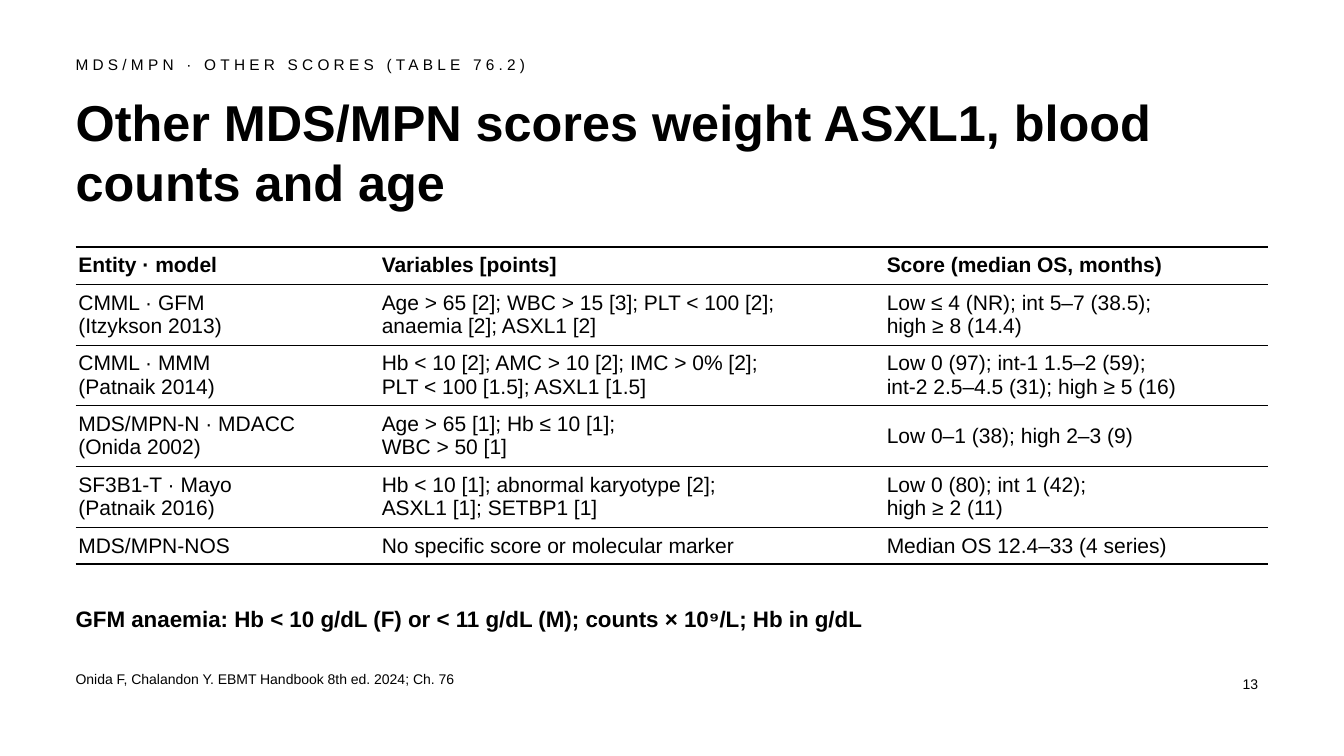
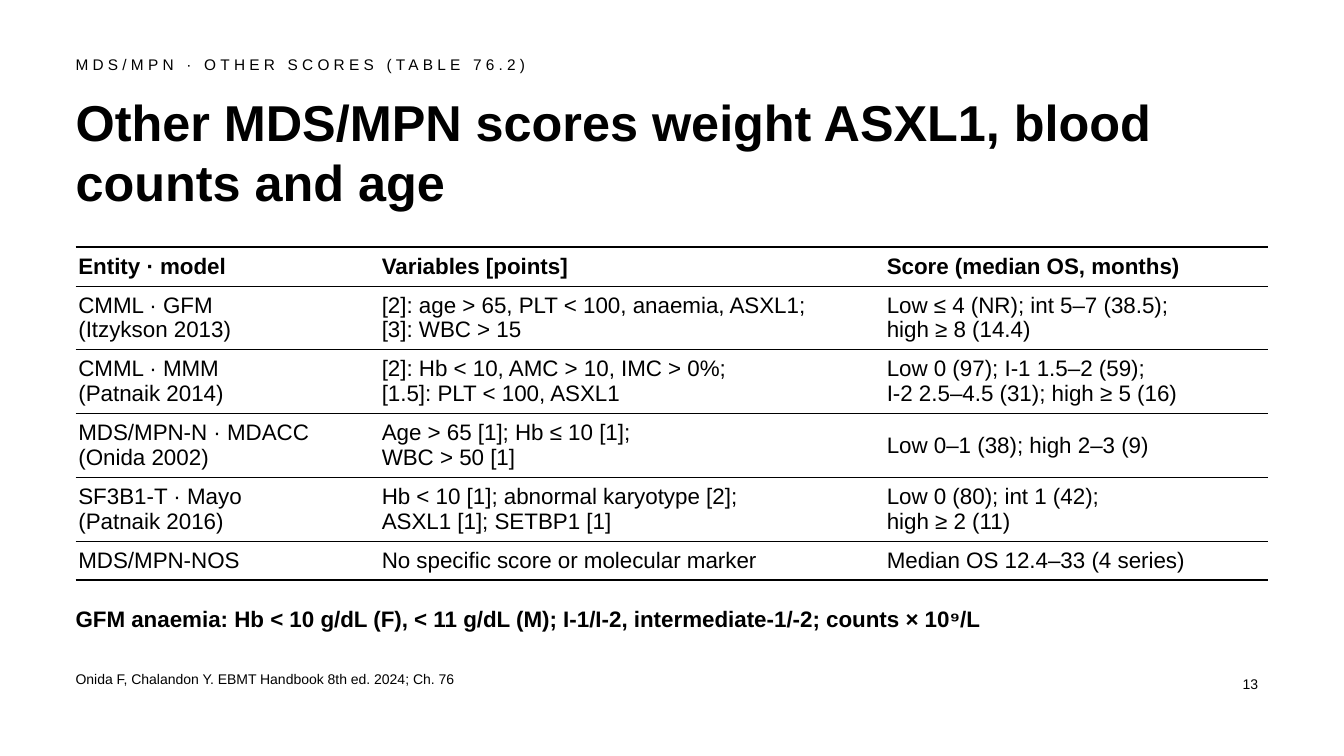
Before and after one commit to htlin222/ebmt-handbook-skill, a slide deck: slide 13 of slides/decks/s23-mds-mds-mpn.pptx. Drawn at 1344x756 pixels with LibreOffice and Linux fonts; fonts in the diff are those of the drawing. Boxes give left, top, right and bottom in pixels: in the first picture for what was removed or moved away, otherwise in the second. Text is boxed around its words. In the diff, an @@ line names an element or a change of style, - is before the commit and + after.

```diff
--- a/slides/decks/s23-mds-mds-mpn.pptx
+++ b/slides/decks/s23-mds-mds-mpn.pptx
@@ table at <box>76,247,1268,577</box> @@
-row 2, column 2: Age > 65 [2]; WBC > 15 [3]; PLT < 100 [2]; / anaemia [2]; ASXL1 [2]
+row 2, column 2: [2]: age > 65, PLT < 100, anaemia, ASXL1; / [3]: WBC > 15
-row 3, column 2: Hb < 10 [2]; AMC > 10 [2]; IMC > 0% [2]; / PLT < 100 [1.5]; ASXL1 [1.5]
+row 3, column 2: [2]: Hb < 10, AMC > 10, IMC > 0%; / [1.5]: PLT < 100, ASXL1
-row 3, column 3: Low 0 (97); int-1 1.5–2 (59); / int-2 2.5–4.5 (31); high ≥ 5 (16)
+row 3, column 3: Low 0 (97); I-1 1.5–2 (59); / I-2 2.5–4.5 (31); high ≥ 5 (16)
@@ size 15 to 16 pt in "Entity · model", "Variables [points]", "Score (median OS, months)", "CMML · GFM" and 19 more places @@
@@ text at <box>76,610,980,632</box>: text changed @@
-GFM anaemia: Hb < 10 g/dL (F) or < 11 g/dL (M); counts × 10⁹/L; Hb in g/dL
+GFM anaemia: Hb < 10 g/dL (F), < 11 g/dL (M); I-1/I-2, intermediate-1/-2; counts × 10⁹/L
```
Also in this commit, not shown: 11 other slides changed, 1 other file.
